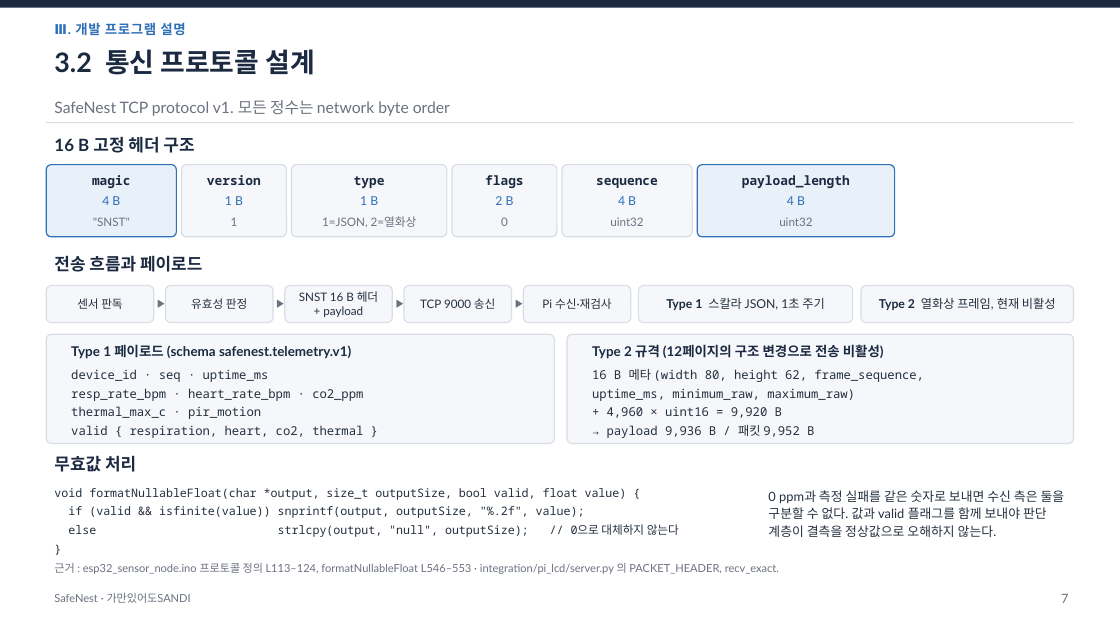
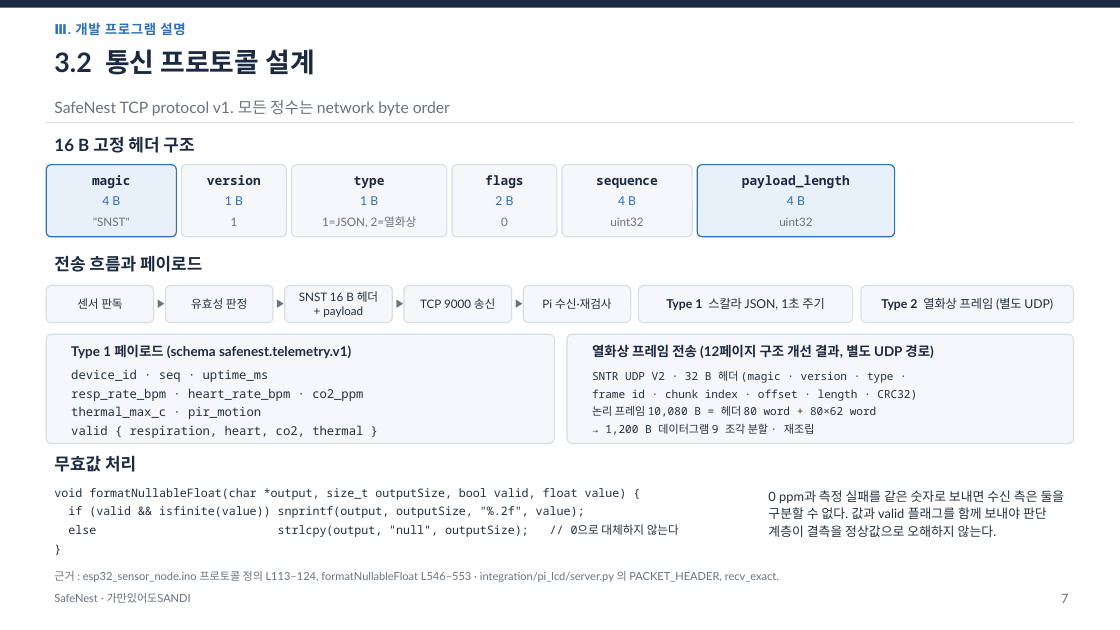
Before and after one commit to jinsu1011/safenest-embedded-competition, a slide deck: slide 8 of final-report/2026ESWContest_자유공모_가만있어도SANDI_개발완료보고서.pptx. Drawn at 1120x630 pixels with LibreOffice and Linux fonts; fonts in the diff are those of the drawing. Boxes give left, top, right and bottom in pixels: in the first picture for what was removed or moved away, otherwise in the second. Text is boxed around its words. In the diff, an @@ line names an element or a change of style, - is before the commit and + after.

```diff
--- a/final-report/2026ESWContest_자유공모_가만있어도SANDI_개발완료보고서.pptx
+++ b/final-report/2026ESWContest_자유공모_가만있어도SANDI_개발완료보고서.pptx
@@ text at [881, 298, 1053, 310]: text changed @@
-Type 2 열화상 프레임, 현재 비활성
+Type 2 열화상 프레임 (별도 UDP)
@@ text at [592, 344, 933, 358]: text changed @@
-Type 2 규격 (12페이지의 구조 변경으로 전송 비활성)
+열화상 프레임 전송 (12페이지 구조 개선 결과, 별도 UDP 경로)
@@ text at [592, 371, 917, 435]: text changed; size 10.5 to 9.5 pt @@
-16 B 메타 (width 80, height 62, frame_sequence,
-uptime_ms, minimum_raw, maximum_raw)
-+ 4,960 × uint16 = 9,920 B
-→ payload 9,936 B / 패킷 9,952 B
+SNTR UDP V2 · 32 B 헤더 (magic · version · type ·
+frame id · chunk index · offset · length · CRC32)
+논리 프레임 10,080 B = 헤더 80 word + 80×62 word
+→ 1,200 B 데이터그램 9 조각 분할 · 재조립
@@ text "근거 : esp32_sensor_node.ino 프로토콜 정의 ...": place and size @@
-text "근거 : esp32_sensor_node.ino 프로토콜 정의 ..." at [54, 563, 779, 574]
+text "근거 : esp32_sensor_node.ino 프로토콜 정의 ..." at [54, 571, 779, 582]
```
Also in this commit, not shown: 19 other slides changed, 28 other files.
